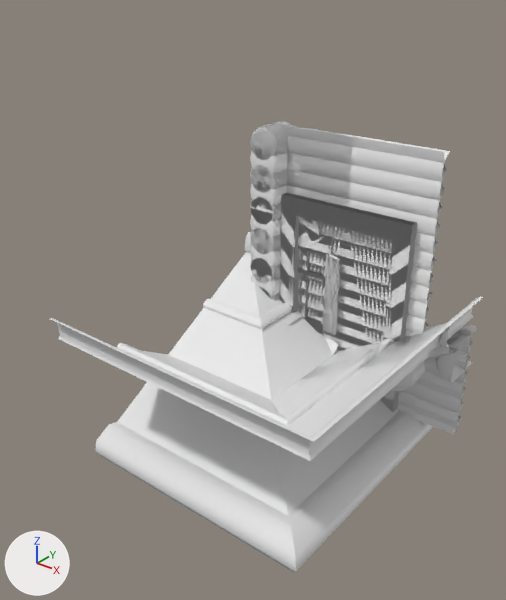
What one commit did to the FBX model Assets/Buildings/Building_PeasantHut.fbx.
Both versions are drawn from a camera (50 mm lens) standing at (4.66, -6.38, 4.79) and looking at (0.66, -1.38, 1.69). Every picture has the same lights, and +X, +Y and +Z are marked at lower left. The first picture is the older version. Where no turn or scale is listed for an object, it has been applied to the vertices.

In view in the first picture: 'DoorType1', 'DoorType2', 'RoodCornerOuter', 'Roof', 'RoofCornerInner', 'RoofEndType1', 'RoofEndType2', 'WallBreakType1', 'WallCorner', 'WindowType2' and 3 more.
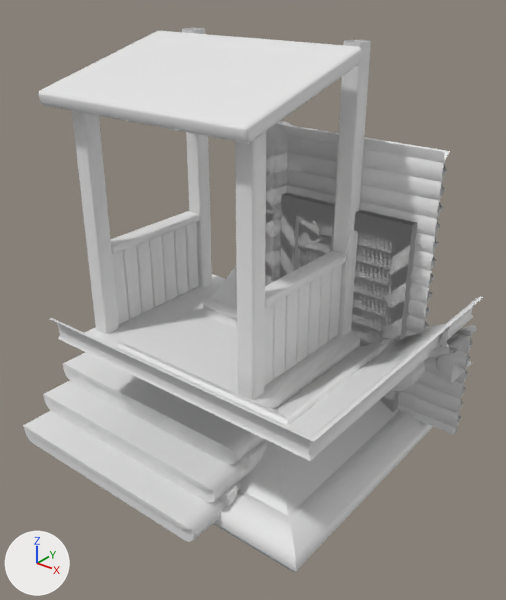
Where the change shows, as pixel boxes [x1, y1, x2, y2] in the pictures (506 x 600 px):
'PorchStraight', added
    after: [23, 28, 371, 542]

Patch to the scene script:
```diff
--- a/Assets/Buildings/Building_PeasantHut.fbx.py
+++ b/Assets/Buildings/Building_PeasantHut.fbx.py
@@ me_cube_033 @@
+me_cube_033.from_pydata(...)  # 797 vertices, 772 faces; spans x -1.32..1.32, y -3.05..0.0, z 0.0..4.1
@@ ob_porchstraight @@
+ob_porchstraight = bpy.data.objects.new('PorchStraight', me_cube_033)
+ob_porchstraight.location = (0.0, 0.0, 0.0)
```
